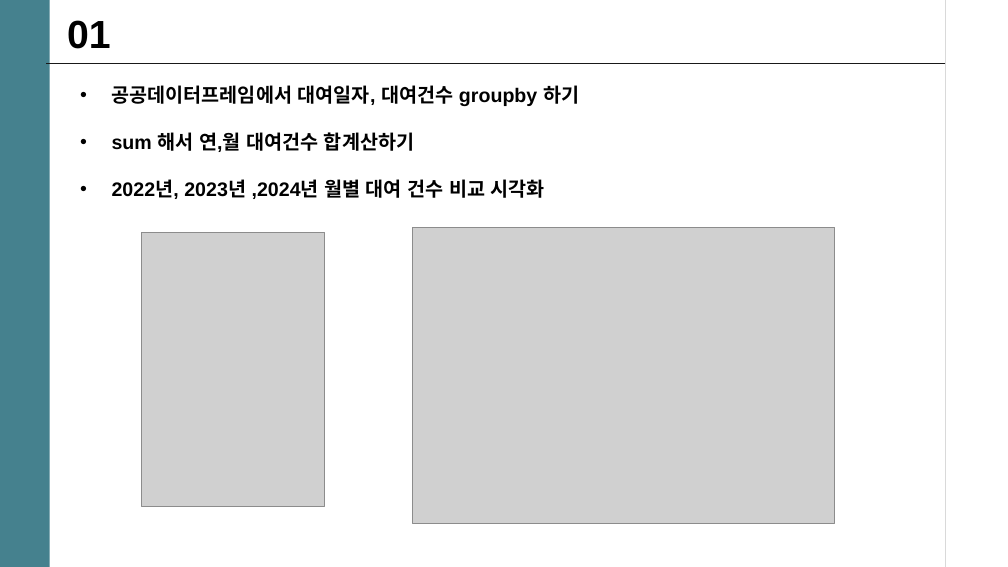
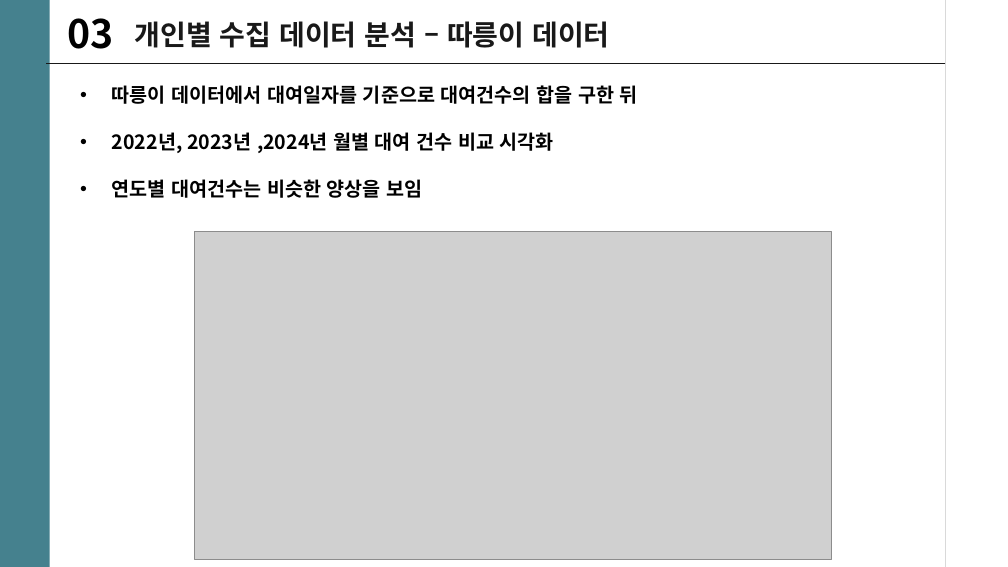
Before and after one commit to mini-project-y/1st_mini_project, a slide deck: slide 26 of Mook/PJT_유현수_수정본.pptx (slide 12 before the commit). Drawn at 1008x567 pixels with LibreOffice and Linux fonts; fonts in the diff are those of the drawing; grey boxes stand for pictures. Boxes give left, top, right and bottom in pixels: in the first picture for what was removed or moved away, otherwise in the second. Text is boxed around its words. In the diff, an @@ line names an element or a change of style, - is before the commit and + after.

```diff
--- a/Mook/PJT_유현수_수정본.pptx
+++ b/Mook/PJT_유현수_수정본.pptx
@@ text at (67, 18, 113, 49): text changed; font Arial to Noto Sans CJK KR @@
-01
+03
@@ text added at (135, 21, 609, 48), 20 pt, text #191919, bold @@
+개인별 수집 데이터 분석 – 따릉이 데이터
@@ text at (112, 85, 638, 104): text changed; font Arial to Noto Sans CJK KR @@
-• 공공데이터프레임에서 대여일자, 대여건수 groupby 하기
-• sum 해서 연,월 대여건수 합계산하기
+• 따릉이 데이터에서 대여일자를 기준으로 대여건수의 합을 구한 뒤
@@ text at (112, 132, 554, 153): font Arial to Noto Sans CJK KR in "2022년, 2023년 ,2024년 월별 대여 건수 비교 ..." @@
@@ text at (112, 179, 423, 198): paragraph added @@
+• 연도별 대여건수는 비슷한 양상을 보임
@@ picture removed at (142, 232, 326, 506) @@
@@ picture: place and size @@
-picture at (412, 227, 835, 523)
+picture at (195, 232, 832, 559)
```
Also in this commit, not shown: 14 other slides changed, 6 slides added, 5 slides removed.
